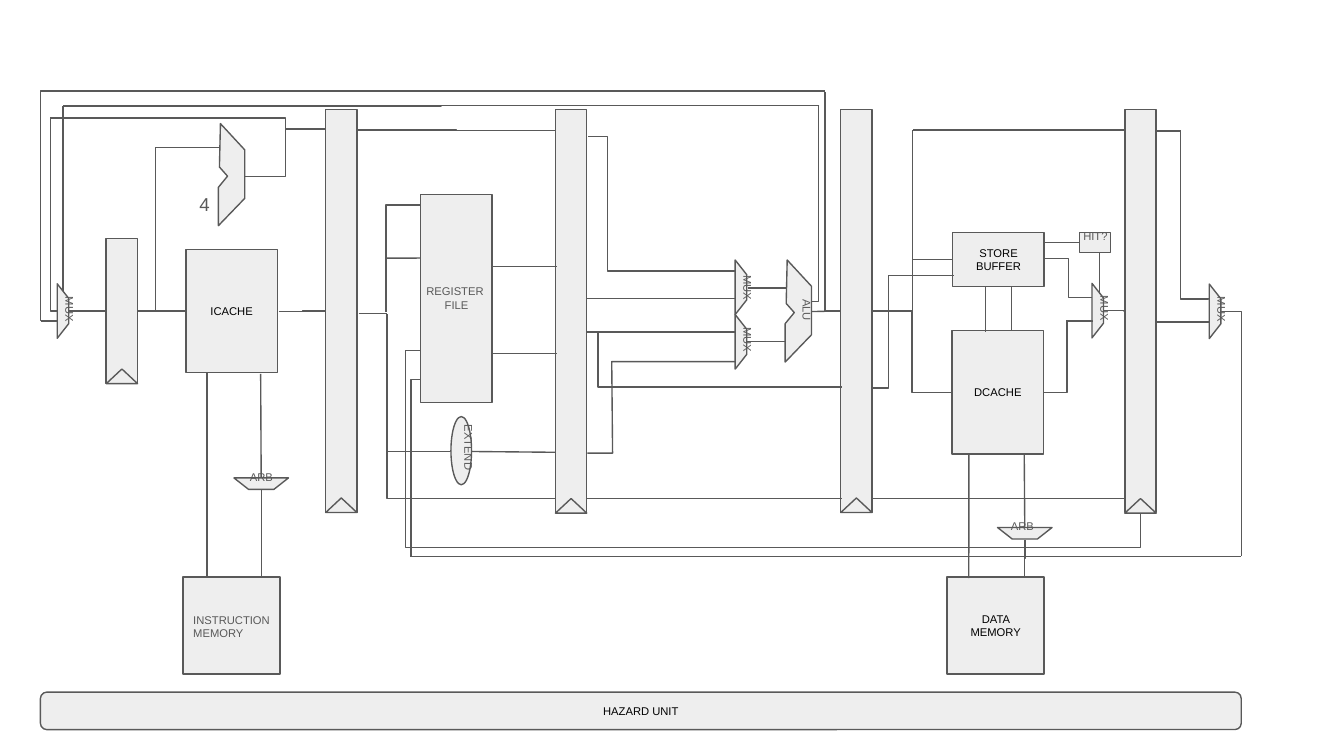
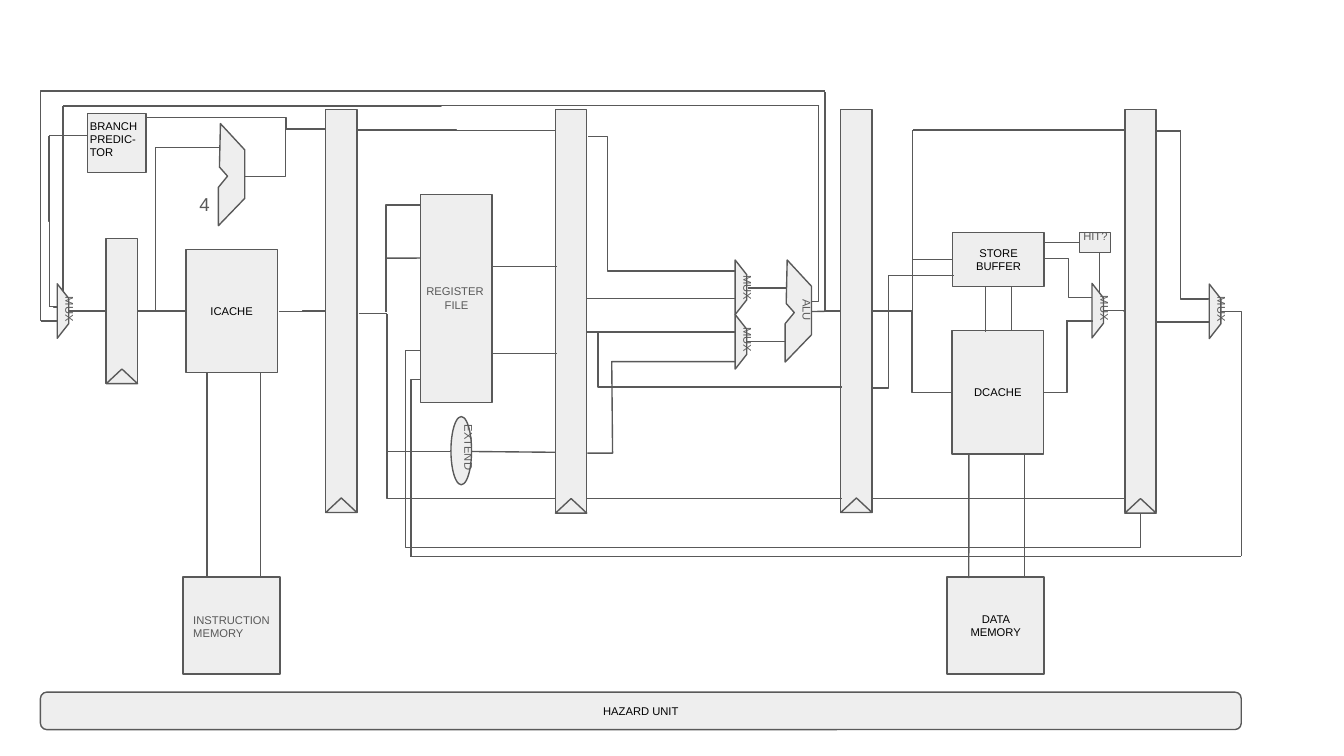
Before and after one commit to robertomeroni/processorArchitecture, a slide deck: slide 1 of diagram.pptx. Drawn at 1344x756 pixels with LibreOffice and Linux fonts; fonts in the diff are those of the drawing. Boxes give left, top, right and bottom in pixels: in the first picture for what was removed or moved away, otherwise in the second. Text is boxed around its words. In the diff, an @@ line names an element or a change of style, - is before the commit and + after.

Commit message:
include branch predictor in diagram

```diff
--- a/diagram.pptx
+++ b/diagram.pptx
@@ rectangle added at (87, 114, 146, 173), fill #EEEEEE, outline #595959 0.75 pt @@
@@ elbow line moved from (285, 129) - (50, 118) to (285, 129) - (146, 117) @@
@@ elbow line added from (87, 136) to (48, 136), #595959 0.75 pt @@
@@ elbow line moved from (51, 118) - (58, 310) to (50, 136) - (50, 308) @@
@@ text added at (90, 122, 137, 156), 6 pt, text #000000 @@
+BRANCH
+PREDIC-
+TOR
@@ elbow line added from (50, 306) to (58, 306), #595959 0.75 pt @@
@@ elbow line moved from (262, 489) - (261, 577) to (261, 372) - (261, 577) @@
@@ line removed from (261, 374) to (261, 478) @@
@@ trapezoid removed at (234, 478, 289, 491) @@
@@ text removed at (250, 472, 273, 481) @@
-ARB
@@ elbow line moved from (1025, 540) - (1024, 578) to (1024, 454) - (1024, 578) @@
@@ line removed from (1024, 454) to (1024, 527) @@
@@ trapezoid removed at (997, 527, 1052, 539) @@
@@ text removed at (1011, 521, 1034, 530) @@
-ARB
```
Also in this commit, not shown: 1 other file.
